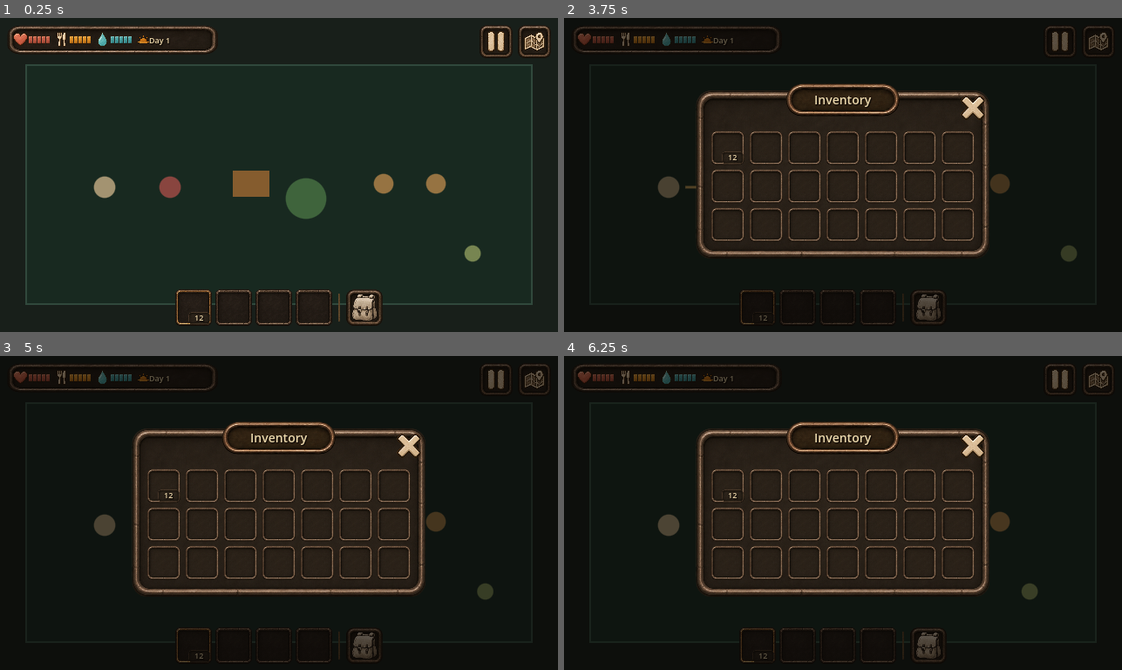
Above: before the commit, frames 1-4 (two rows, left to right).
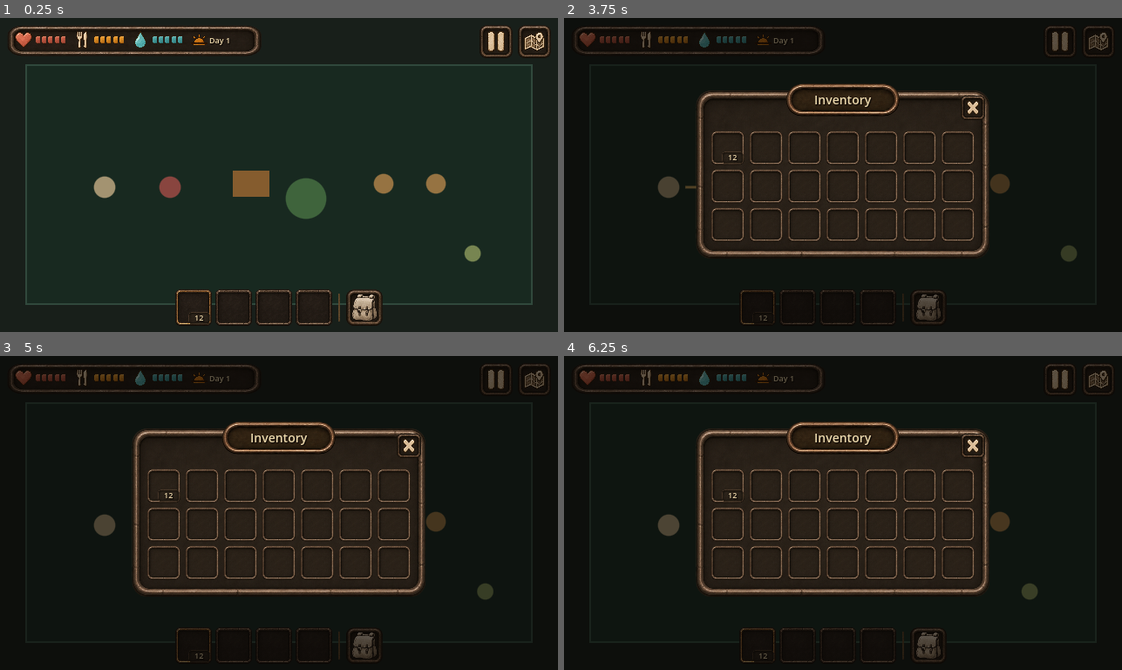
Above: after the commit, the same moments.

Repository: TheOsmanYILDIRIM/TAMU-Topdown
Game: Godot game, scene res://scenes/prototype.tscn
Two runs of this game, one before a commit and one after it. Both use one fixed random seed, a clock stepped at 60 frames per second and the inputs below.
Inputs (mouse positions are in pixels of both pictures, inside the frame that each line leads up to):
- Up to frame 1 (0.25 s): no input
- Up to frame 2 (3.75 s): click (759, 306) at 0.5 s; click (798, 306) at 1.25 s; click (837, 306) at 2 s; click (876, 306) at 2.75 s; click (926, 306) at 3.5 s
- Up to frame 3 (5 s): click (318, 484) at 4.25 s
- Up to frame 4 (6.25 s): click (921, 484) at 5 s; click (960, 484) at 5.75 s

The runs differ from the first frame. In frame 1, 1.5% of the frame differs, in the area x 1-47%, y 2-12%; in frame 2, 1.3%; in frame 3, 1.3%; in frame 4, 1.3%.

Commit message:
Refine TAMU GUI layering spacing and chest scale

Diff:
--- a/scripts/gohud_adapter.gd
+++ b/scripts/gohud_adapter.gd
@@ -11,6 +11,7 @@
 const DEFAULT_CHEST_VISIBLE_SLOTS := 15
 const HOTBAR_SLOT_SIZE := 42
 const MENU_SLOT_SIZE := 40
+const CHEST_SLOT_SIZE := 36
 const SLOT_GAP := 4
 const SURVIVAL_SEGMENTS := 5
 
@@ -102,13 +103,21 @@
 
 func _close_button(callable: Callable) -> TextureButton:
 	var button := TextureButton.new()
-	button.texture_normal = SourceAssets.texture(&"close_icon")
-	button.texture_pressed = button.texture_normal
+	button.texture_normal = SourceAssets.texture(&"square_button")
+	button.texture_pressed = SourceAssets.texture(&"square_button_active")
 	button.texture_hover = button.texture_normal
 	button.ignore_texture_size = true
-	button.stretch_mode = TextureButton.STRETCH_KEEP_ASPECT_CENTERED
+	button.stretch_mode = TextureButton.STRETCH_SCALE
 	button.focus_mode = Control.FOCUS_NONE
 	button.mouse_filter = Control.MOUSE_FILTER_STOP
+	button.z_index = 6
+	var close_icon := _texture_rect(&"close_icon")
+	close_icon.set_anchors_and_offsets_preset(Control.PRESET_FULL_RECT)
+	close_icon.offset_left = 6.0
+	close_icon.offset_top = 6.0
+	close_icon.offset_right = -6.0
+	close_icon.offset_bottom = -6.0
+	button.add_child(close_icon)
 	button.pressed.connect(callable)
 	return button
 
@@ -140,36 +149,36 @@
 	var art := SourceAssets.nine_patch(&"survival_panel")
 	art.set_anchors_and_offsets_preset(Control.PRESET_FULL_RECT)
 	survival_panel.add_child(art)
-	var x := 7.0
+	var x := 9.0
 	x = _add_survival_need(x, &"health_icon", &"bar_health", _health_segments)
 	x = _add_survival_need(x, &"hunger_icon", &"bar_hunger", _hunger_segments)
 	x = _add_survival_need(x, &"thirst_icon", &"bar_thirst", _thirst_segments)
 	var day_icon := _texture_rect(&"day_icon")
 	day_icon.position = Vector2(x + 1.0, 8.0)
-	day_icon.size = Vector2(15.0, 17.0)
+	day_icon.size = Vector2(19.0, 18.0)
 	day_icon.modulate = Color("#d4b266")
 	survival_panel.add_child(day_icon)
 	day_label = Label.new()
 	day_label.text = "Day 1"
-	day_label.position = Vector2(x + 15.0, 6.0)
-	day_label.size = Vector2(43.0, 22.0)
+	day_label.position = Vector2(x + 22.0, 6.0)
+	day_label.size = Vector2(52.0, 24.0)
 	day_label.vertical_alignment = VERTICAL_ALIGNMENT_CENTER
 	SourceAssets.apply_text(day_label, 9)
 	survival_panel.add_child(day_label)
 
 func _add_survival_need(x: float, icon_name: StringName, fill_name: StringName, row: Array[TextureRect]) -> float:
 	var icon := _texture_rect(icon_name)
-	icon.position = Vector2(x, 8.0)
-	icon.size = Vector2(17.0, 17.0)
+	icon.position = Vector2(x, 7.0)
+	icon.size = Vector2(20.0, 20.0)
 	survival_panel.add_child(icon)
-	var sx := x + 18.0
+	var sx := x + 24.0
 	for index: int in range(SURVIVAL_SEGMENTS):
 		var piece := _texture_rect(fill_name, TextureRect.STRETCH_SCALE)
-		piece.position = Vector2(sx + float(index) * 5.0, 12.0)
-		piece.size = Vector2(4.3, 10.0)
+		piece.position = Vector2(sx + float(index) * 7.2, 12.0)
+		piece.size = Vector2(5.4, 10.0)
 		survival_panel.add_child(piece)
 		row.append(piece)
-	return sx + float(SURVIVAL_SEGMENTS) * 5.0 + 4.0
+	return sx + float(SURVIVAL_SEGMENTS) * 7.2 + 7.0
 
 func bind_survival(health: Health, stats: SurvivalStats, clock: DayNightClock) -> void:
 	_survival_health = health
@@ -240,6 +249,7 @@
 	art.set_anchors_and_offsets_preset(Control.PRESET_FULL_RECT)
 	bag_panel.add_child(art)
 	_storage_title_plate = SourceAssets.nine_patch(&"title_plaque")
+	_storage_title_plate.z_index = 4
 	bag_panel.add_child(_storage_title_plate)
 	_storage_title = Label.new()
 	_storage_title.horizontal_alignment = HORIZONTAL_ALIGNMENT_CENTER
@@ -249,6 +259,7 @@
 	_storage_close_button = _close_button(close_bag)
 	bag_panel.add_child(_storage_close_button)
 	_section_title_plate = SourceAssets.nine_patch(&"section_plaque")
+	_section_title_plate.z_index = 3
 	bag_panel.add_child(_section_title_plate)
 	var section_title := Label.new()
 	section_title.text = "Inventory"
@@ -261,12 +272,14 @@
 	bag_grid.slot_count = inventory_visible_slots
 	bag_grid.cell_size = MENU_SLOT_SIZE
 	bag_grid.slot_visual_kind = &"inventory"
+	bag_grid.z_index = 1
 	bag_grid.slot_pressed.connect(_on_bag_slot_pressed)
 	bag_panel.add_child(bag_grid)
 	chest_grid = GoSlotGrid.new()
 	chest_grid.slot_count = chest_visible_slots
 	chest_grid.cell_size = MENU_SLOT_SIZE
 	chest_grid.slot_visual_kind = &"inventory"
+	chest_grid.z_index = 1
 	chest_grid.slot_pressed.connect(_on_chest_slot_pressed)
 	bag_panel.add_child(chest_grid)
 	bag_total = Label.new()
@@ -364,6 +377,8 @@
 	_storage_title.text = "Chest" if chest_mode else "Inventory"
 	_section_title_plate.visible = chest_mode
 	chest_grid.visible = chest_mode
+	bag_grid.cell_size = CHEST_SLOT_SIZE if chest_mode else MENU_SLOT_SIZE
+	chest_grid.cell_size = CHEST_SLOT_SIZE
 	bag_grid.slot_count = chest_visible_slots if chest_mode else inventory_visible_slots
 	chest_grid.slot_count = chest_visible_slots
 	_layout_storage_panel()
@@ -391,6 +406,7 @@
 	var title_plate := SourceAssets.nine_patch(&"title_plaque")
 	title_plate.position = Vector2(72.0, -8.0)
 	title_plate.size = Vector2(128.0, 36.0)
+	title_plate.z_index = 4
 	pause_panel.add_child(title_plate)
 	var title := Label.new()
 	title.text = "Paused"
@@ -680,7 +696,7 @@
 	if area.size.x <= 1.0 or area.size.y <= 1.0:
 		return
 	survival_panel.position = area.position + Vector2(8.0, 8.0)
-	survival_panel.size = Vector2(minf(242.0, area.size.x * 0.58), 34.0)
+	survival_panel.size = Vector2(minf(292.0, area.size.x - 16.0), 36.0)
 	var button_size := Vector2(38.0, 38.0)
 	pause_button.position = Vector2(area.end.x - 2.0 * button_size.x - 14.0, area.position.y + 8.0)
 	pause_button.size = button_size
@@ -725,18 +741,19 @@
 	var grid_height: float
 	var panel_width: float
 	var panel_height: float
+	var slot_size := CHEST_SLOT_SIZE if _storage_chest_mode else MENU_SLOT_SIZE
 	if _storage_chest_mode:
-		columns = mini(5, maxi(1, floori((area.size.x - 60.0 + float(SLOT_GAP) * 2.0) / (2.0 * float(MENU_SLOT_SIZE + SLOT_GAP)))))
+		columns = mini(5, maxi(1, floori((area.size.x - 54.0 + float(SLOT_GAP) * 2.0) / (2.0 * float(slot_size + SLOT_GAP)))))
 		rows = ceili(float(chest_visible_slots) / float(columns))
-		grid_width = float(columns * MENU_SLOT_SIZE + (columns - 1) * SLOT_GAP)
-		grid_height = float(rows * MENU_SLOT_SIZE + (rows - 1) * SLOT_GAP)
-		panel_width = minf(area.size.x - 10.0, grid_width * 2.0 + 54.0)
-		panel_height = minf(area.size.y - 8.0, grid_height + 68.0)
+		grid_width = float(columns * slot_size + (columns - 1) * SLOT_GAP)
+		grid_height = float(rows * slot_size + (rows - 1) * SLOT_GAP)
+		panel_width = minf(area.size.x - 10.0, grid_width * 2.0 + 48.0)
+		panel_height = minf(area.size.y - 8.0, grid_height + 62.0)
 	else:
-		columns = mini(7, maxi(1, floori((area.size.x - 34.0 + float(SLOT_GAP)) / float(MENU_SLOT_SIZE + SLOT_GAP))))
+		columns = mini(7, maxi(1, floori((area.size.x - 34.0 + float(SLOT_GAP)) / float(slot_size + SLOT_GAP))))
 		rows = ceili(float(inventory_visible_slots) / float(columns))
-		grid_width = float(columns * MENU_SLOT_SIZE + (columns - 1) * SLOT_GAP)
-		grid_height = float(rows * MENU_SLOT_SIZE + (rows - 1) * SLOT_GAP)
+		grid_width = float(columns * slot_size + (columns - 1) * SLOT_GAP)
+		grid_height = float(rows * slot_size + (rows - 1) * SLOT_GAP)
 		panel_width = minf(area.size.x - 8.0, grid_width + 34.0)
 		panel_height = minf(area.size.y - 8.0, grid_height + 66.0)
 	bag_panel.size = Vector2(panel_width, panel_height)
@@ -747,12 +764,12 @@
 	_storage_close_button.position = Vector2(panel_width - 34.0, 6.0)
 	_storage_close_button.size = Vector2(28.0, 28.0)
 	if _storage_chest_mode:
-		bag_grid.position = Vector2(14.0, 48.0)
-		bag_grid.size = Vector2(grid_width, minf(grid_height, panel_height - 54.0))
-		chest_grid.position = Vector2(panel_width - grid_width - 14.0, 48.0)
-		chest_grid.size = Vector2(grid_width, minf(grid_height, panel_height - 54.0))
-		_section_title_plate.position = Vector2(14.0 + (grid_width - 112.0) * 0.5, 23.0)
-		_section_title_plate.size = Vector2(112.0, 25.0)
+		bag_grid.position = Vector2(12.0, 45.0)
+		bag_grid.size = Vector2(grid_width, minf(grid_height, panel_height - 50.0))
+		chest_grid.position = Vector2(panel_width - grid_width - 12.0, 45.0)
+		chest_grid.size = Vector2(grid_width, minf(grid_height, panel_height - 50.0))
+		_section_title_plate.position = Vector2(12.0 + (grid_width - 104.0) * 0.5, 22.0)
+		_section_title_plate.size = Vector2(104.0, 23.0)
 	else:
 		bag_grid.position = Vector2((panel_width - grid_width) * 0.5, 46.0)
 		bag_grid.size = Vector2(grid_width, minf(grid_height, panel_height - 52.0))
--- a/scripts/minimap_adapter.gd
+++ b/scripts/minimap_adapter.gd
@@ -10,6 +10,7 @@
 var _overlay: ColorRect
 var _panel: Control
 var _close_button: TextureButton
+var _title_plate: NinePatchRect
 var _map_frame: NinePatchRect
 var _north_indicator: TextureRect
 var _player_marker: TextureRect
@@ -35,29 +36,37 @@
 	_panel.mouse_filter = Control.MOUSE_FILTER_STOP
 	_panel.z_index = 31
 	_overlay.add_child(_panel)
-	var title_plate := SourceAssets.nine_patch(&"title_plaque")
-	title_plate.position = Vector2(105.0, -8.0)
-	title_plate.size = Vector2(128.0, 36.0)
-	_panel.add_child(title_plate)
+	_map_frame = SourceAssets.nine_patch(&"map_frame")
+	_map_frame.z_index = 1
+	_panel.add_child(_map_frame)
+	_title_plate = SourceAssets.nine_patch(&"title_plaque")
+	_title_plate.z_index = 5
+	_panel.add_child(_title_plate)
 	var title := Label.new()
 	title.text = "Map"
 	title.horizontal_alignment = HORIZONTAL_ALIGNMENT_CENTER
 	title.vertical_alignment = VERTICAL_ALIGNMENT_CENTER
 	SourceAssets.apply_text(title, 14)
 	title.set_anchors_and_offsets_preset(Control.PRESET_FULL_RECT)
-	title_plate.add_child(title)
+	_title_plate.add_child(title)
 	_close_button = TextureButton.new()
-	_close_button.texture_normal = SourceAssets.texture(&"close_icon")
-	_close_button.texture_pressed = _close_button.texture_normal
+	_close_button.texture_normal = SourceAssets.texture(&"square_button")
+	_close_button.texture_pressed = SourceAssets.texture(&"square_button_active")
 	_close_button.texture_hover = _close_button.texture_normal
 	_close_button.ignore_texture_size = true
-	_close_button.stretch_mode = TextureButton.STRETCH_KEEP_ASPECT_CENTERED
+	_close_button.stretch_mode = TextureButton.STRETCH_SCALE
 	_close_button.focus_mode = Control.FOCUS_NONE
 	_close_button.mouse_filter = Control.MOUSE_FILTER_STOP
+	_close_button.z_index = 6
+	var close_icon := _icon(&"close_icon")
+	close_icon.set_anchors_and_offsets_preset(Control.PRESET_FULL_RECT)
+	close_icon.offset_left = 6.0
+	close_icon.offset_top = 6.0
+	close_icon.offset_right = -6.0
+	close_icon.offset_bottom = -6.0
+	_close_button.add_child(close_icon)
 	_close_button.pressed.connect(func() -> void: set_map_open(false))
 	_panel.add_child(_close_button)
-	_map_frame = SourceAssets.nine_patch(&"map_frame")
-	_panel.add_child(_map_frame)
 	map_core = MiniMapScene.instantiate() as TamuMiniMapCore
 	map_core.name = "Core"
 	map_core.mouse_filter = Control.MOUSE_FILTER_IGNORE
@@ -68,7 +77,9 @@
 	if map_core.border != null:
 		map_core.border.visible = false
 	_north_indicator = _icon(&"north_indicator")
+	_north_indicator.z_index = 3
 	_player_marker = _icon(&"player_marker")
+	_player_marker.z_index = 3
 	_map_frame.add_child(_north_indicator)
 	_map_frame.add_child(_player_marker)
 	toggle_button = TextureButton.new()
@@ -143,6 +154,9 @@
 func map_panel_rect() -> Rect2:
 	return _panel.get_rect() if _panel != null else Rect2()
 
+func map_content_rect() -> Rect2:
+	return map_core.get_rect() if map_core != null else Rect2()
+
 func _effective_safe_rect() -> Rect2:
 	var area := Rect2(Vector2.ZERO, get_viewport_rect().size)
 	var window := get_window()
@@ -164,16 +178,18 @@
 	var panel_size := Vector2(minf(338.0, area.size.x - 18.0), minf(218.0, area.size.y - 18.0))
 	_panel.size = panel_size
 	_panel.position = area.position + (area.size - panel_size) * 0.5
-	_close_button.position = Vector2(panel_size.x - 34.0, 6.0)
-	_close_button.size = Vector2(28.0, 28.0)
-	# map_frame is the only outer map frame.  Do not stack the generic
-	# window_panel behind it: that produced the unwanted second frame on
-	# three sides in the reference-vs-actual captures.
-	_map_frame.position = Vector2.ZERO
-	_map_frame.size = panel_size
-	map_core.position = Vector2(12.0, 12.0)
-	map_core.size = _map_frame.size - Vector2(24.0, 24.0)
-	_north_indicator.position = Vector2(_map_frame.size.x - 42.0, 12.0)
+	_title_plate.position = Vector2((panel_size.x - 128.0) * 0.5, -9.0)
+	_title_plate.size = Vector2(128.0, 36.0)
+	_close_button.position = Vector2(panel_size.x - 36.0, 12.0)
+	_close_button.size = Vector2(30.0, 30.0)
+	# Keep one dedicated map frame and place all controls above it.
+	_map_frame.position = Vector2(0.0, 10.0)
+	_map_frame.size = Vector2(panel_size.x, panel_size.y - 10.0)
+	var content_margin := Vector2(18.0, 22.0)
+	map_core.set_anchors_preset(Control.PRESET_TOP_LEFT)
+	map_core.position = content_margin
+	map_core.size = _map_frame.size - content_margin * 2.0
+	_north_indicator.position = Vector2(_map_frame.size.x - 43.0, 21.0)
 	_north_indicator.size = Vector2(25.0, 43.0)
 	_player_marker.size = Vector2(24.0, 24.0)
 	_player_marker.position = (_map_frame.size - _player_marker.size) * 0.5
--- a/tests/gui_integration_test.gd
+++ b/tests/gui_integration_test.gd
@@ -138,3 +138,58 @@
 		if child is NinePatchRect:
 			frame_count += 1
 	assert_int(frame_count).is_equal(2)
+
+
+func test_gui_close_controls_use_framed_buttons_above_menu_art() -> void:
+	var room: Prototype = auto_free(PROTOTYPE.instantiate()) as Prototype
+	var tree := Engine.get_main_loop() as SceneTree
+	_attach(room, tree)
+	await tree.process_frame
+	assert_object(room.mobile_hud._storage_close_button.texture_normal).is_same(SourceAssets.texture(&"square_button"))
+	assert_bool(room.mobile_hud._storage_close_button.get_child_count() > 0).is_true()
+	assert_int(room.mobile_hud._storage_close_button.z_index).is_greater(3)
+	assert_object(room.mobile_hud._pause_close_button.texture_normal).is_same(SourceAssets.texture(&"square_button"))
+	assert_bool(room.mobile_hud._pause_close_button.get_child_count() > 0).is_true()
+	assert_int(room.mobile_hud._pause_close_button.z_index).is_greater(3)
+	assert_object(room.mini_map._close_button.texture_normal).is_same(SourceAssets.texture(&"square_button"))
+	assert_bool(room.mini_map._close_button.get_child_count() > 0).is_true()
+	assert_int(room.mini_map._close_button.z_index).is_greater(room.mini_map._map_frame.z_index)
+
+func test_gui_map_title_is_frontmost_and_content_is_centered() -> void:
+	var room: Prototype = auto_free(PROTOTYPE.instantiate()) as Prototype
+	var tree := Engine.get_main_loop() as SceneTree
+	_attach(room, tree)
+	await tree.process_frame
+	room.mini_map.set_map_open(true)
+	await tree.process_frame
+	assert_int(room.mini_map._title_plate.z_index).is_greater(room.mini_map._map_frame.z_index)
+	var frame_rect := room.mini_map._map_frame.get_rect()
+	var content_rect := room.mini_map.map_content_rect()
+	var frame_center := frame_rect.position + frame_rect.size * 0.5
+	var content_center := content_rect.position + content_rect.size * 0.5
+	assert_float(content_center.x).is_equal_approx(frame_center.x, 0.01)
+	assert_float(content_center.y).is_equal_approx(frame_center.y, 0.01)
+
+func test_gui_chest_visual_layout_is_about_ten_percent_smaller() -> void:
+	var room: Prototype = auto_free(PROTOTYPE.instantiate()) as Prototype
+	var tree := Engine.get_main_loop() as SceneTree
+	_attach(room, tree)
+	await tree.process_frame
+	room.player.position = Vector2(250.0, 190.0)
+	room.select_at(Prototype.CHEST)
+	room.mobile_hud.open_bag()
+	await tree.process_frame
+	assert_int(room.mobile_hud.bag_grid.cell_size).is_equal(36)
+	assert_int(room.mobile_hud.chest_grid.cell_size).is_equal(36)
+	assert_bool(room.mobile_hud.bag_panel.size.x <= 442.0).is_true()
+	assert_bool(room.mobile_hud.bag_panel.size.y <= 180.0).is_true()
+
+func test_gui_survival_segments_use_open_spacing() -> void:
+	var room: Prototype = auto_free(PROTOTYPE.instantiate()) as Prototype
+	var tree := Engine.get_main_loop() as SceneTree
+	_attach(room, tree)
+	await tree.process_frame
+	var first := room.mobile_hud._health_segments[0]
+	var second := room.mobile_hud._health_segments[1]
+	assert_bool(second.position.x - first.position.x >= 7.0).is_true()
+	assert_bool(room.mobile_hud.survival_panel.size.x >= 280.0).is_true()
